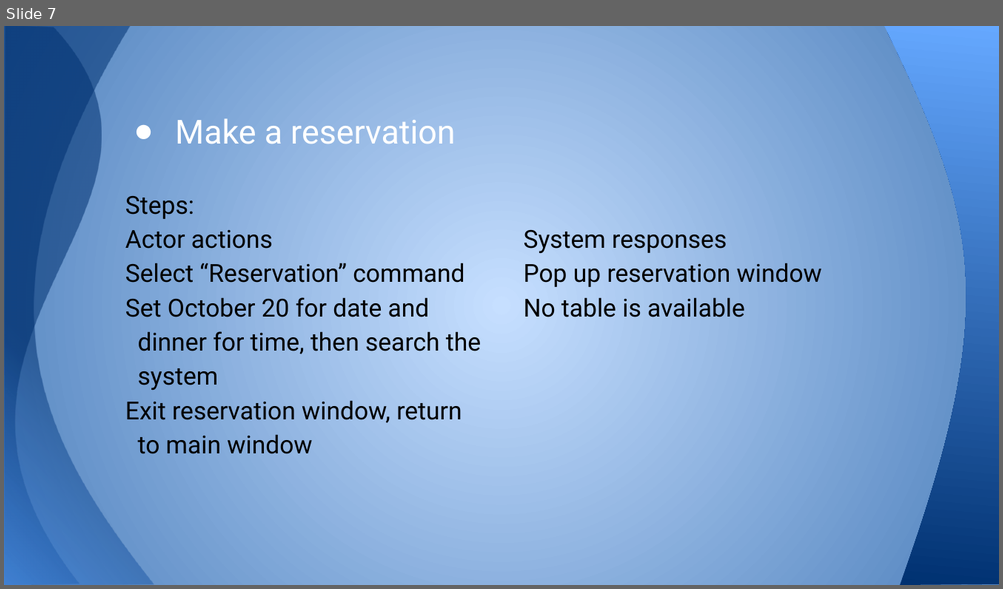
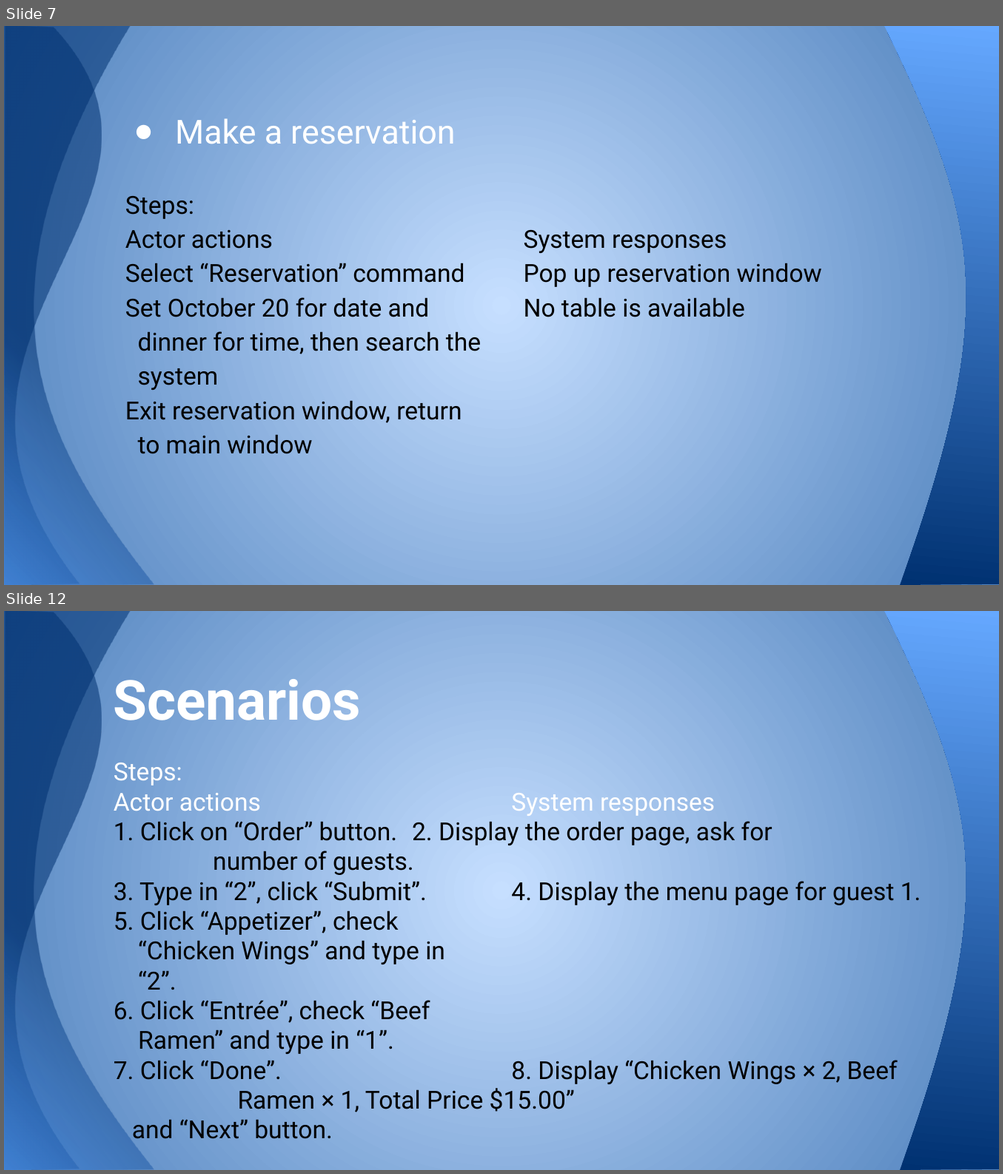
Before and after one commit to ruicsc/CSC640-Project, a slide deck: Project Part I.pptx. Shown one above the other, each under a label of ours: slide 7 before the commit, slides 7 and 12 after it; the slides between them are not shown. The pictures are 1003x589 and 1003x1174 pixels, drawn with LibreOffice and Linux fonts; fonts in the diff are those of the drawing. Boxes give left, top, right and bottom in pixels: in the first picture for what was removed or moved away, otherwise in the second. Text is boxed around its words. In the diff, an @@ line names an element or a change of style, - is before the commit and + after.

```diff
--- a/Project Part I.pptx
+++ b/Project Part I.pptx
@@ slide 12 added at bbox=[4, 611, 999, 1170], background gradient #C6DFFF to #4F81BD; not listed: 3 template elements that a slide beside it also shows @@
@@ title added at bbox=[114, 679, 361, 721], 40 pt, text #FFFFFF, bold @@
+Scenarios
@@ text added at bbox=[114, 763, 921, 1145], 18 pt, text #000000 @@
+Steps:
+Actor actions System responses
+1. Click on “Order” button. 2. Display the order page, ask for number of guests.
+3. Type in “2”, click “Submit”. 4. Display the menu page for guest 1.
+5. Click “Appetizer”, check
+“Chicken Wings” and type in
+“2”.
+6. Click “Entrée”, check “Beef
+Ramen” and type in “1”.
+7. Click “Done”. 8. Display “Chicken Wings × 2, Beef Ramen × 1, Total Price $15.00” and “Next” button.
```
Also in this commit, not shown: 1 slide changed, 4 other slides added.
